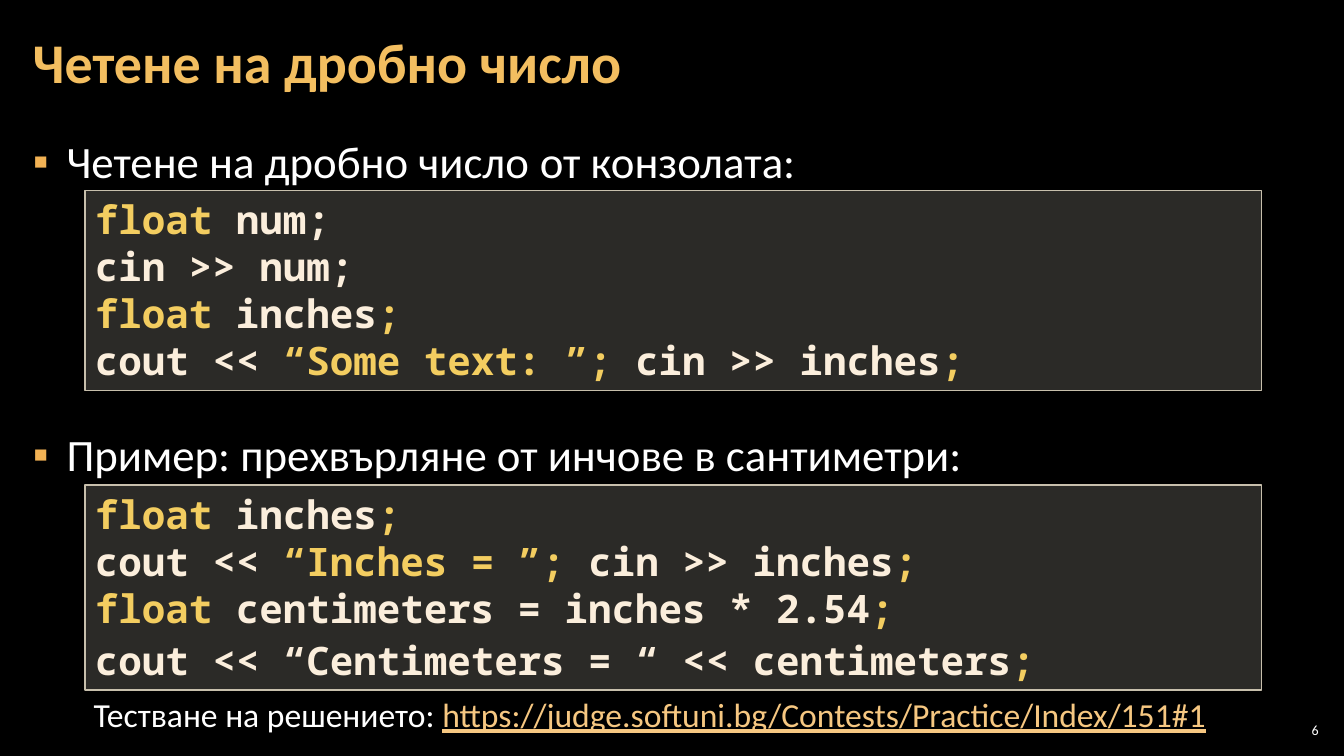
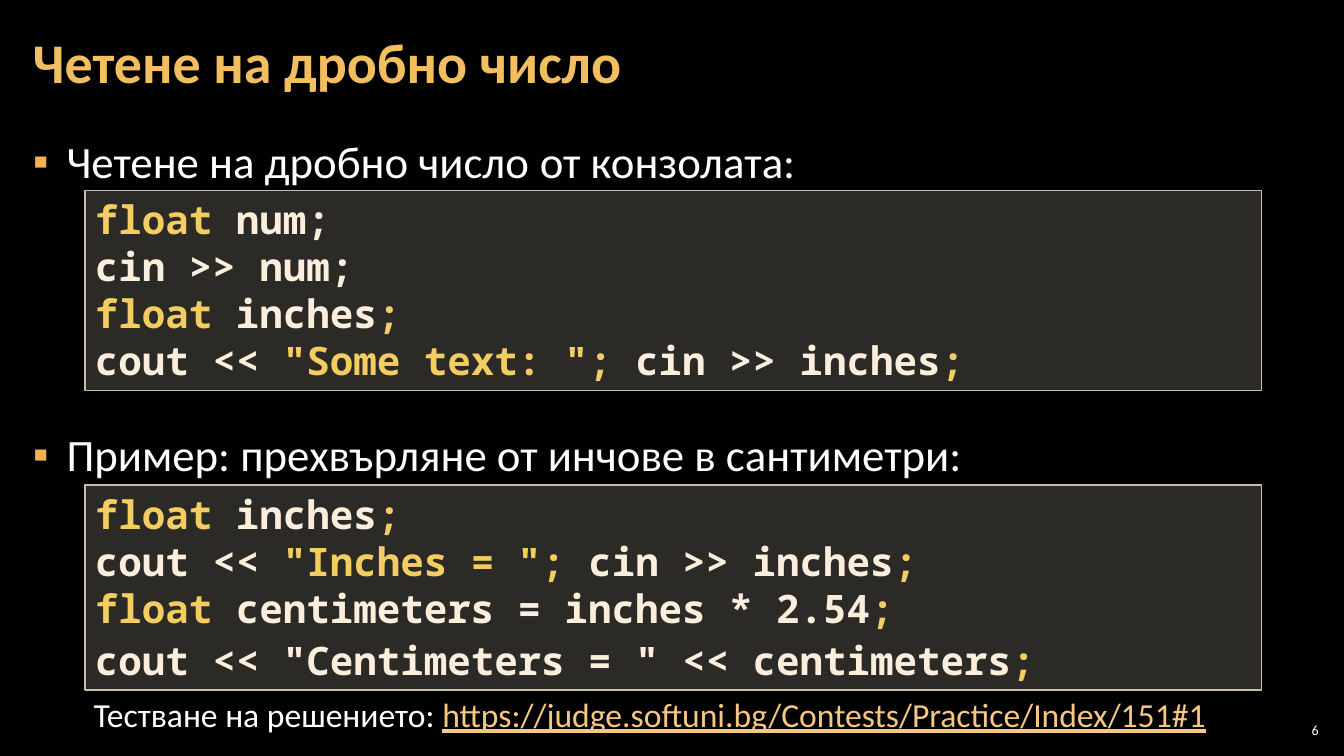
Before and after one commit to Software-University/C-plus-plus, a slide deck: slide 6 of 2. Simple-Calculations/2. Simple-Calculations.pptx. Drawn at 1344x756 pixels with LibreOffice and Linux fonts; fonts in the diff are those of the drawing; background and template pictures are left out. Boxes give left, top, right and bottom in pixels: in the first picture for what was removed or moved away, otherwise in the second. Text is boxed around its words. In the diff, an @@ line names an element or a change of style, - is before the commit and + after.

```diff
--- a/2. Simple-Calculations/2. Simple-Calculations.pptx
+++ b/2. Simple-Calculations/2. Simple-Calculations.pptx
@@ text in rectangle at <box>95,344,965,381</box>: text changed @@
-cout << “Some text: ”; cin >> inches;
+cout << "Some text: "; cin >> inches;
@@ text in rectangle at <box>95,545,918,582</box>: text changed @@
-cout << “Inches = ”; cin >> inches;
+cout << "Inches = "; cin >> inches;
@@ text in rectangle at <box>95,644,1035,681</box>: text changed @@
-cout << “Centimeters = “ << centimeters;
+cout << "Centimeters = " << centimeters;
```
Also in this commit, not shown: 10 other slides changed, 5 other files.
